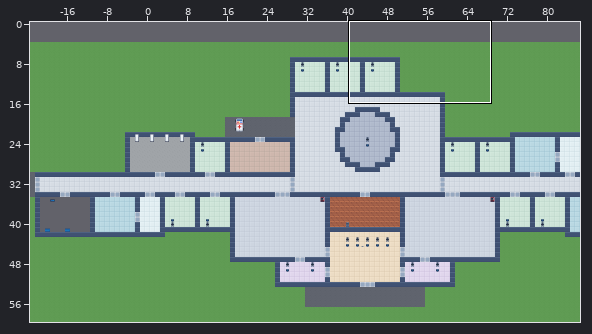
Two versions of a level (Tiled map (JSON), hospital2d/maps/floor0.tmj). The picture above shows the old version from afar; the outline marks the close-up.
Close-up. Before the edit:
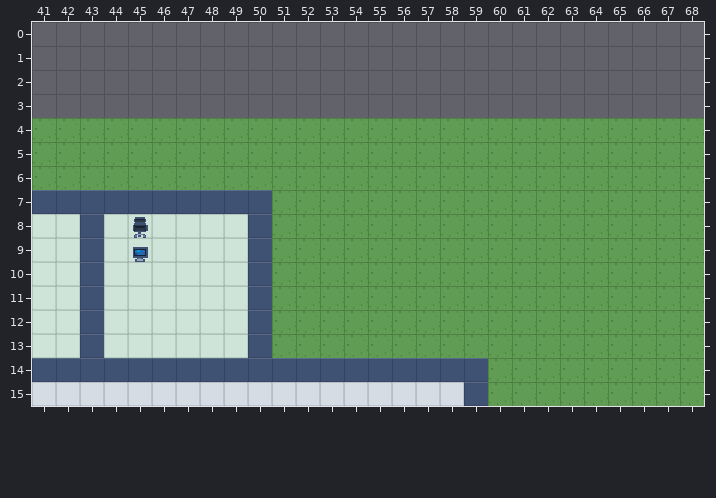
Cells are 16x16 px. Shown: x 41..68, y 0..15. The commit also changed other parts of the map, which this record leaves out. Tiles whose own drawing changed are shown in their newer look in all pictures. The old version is drawn lined up with the new one.
New version:
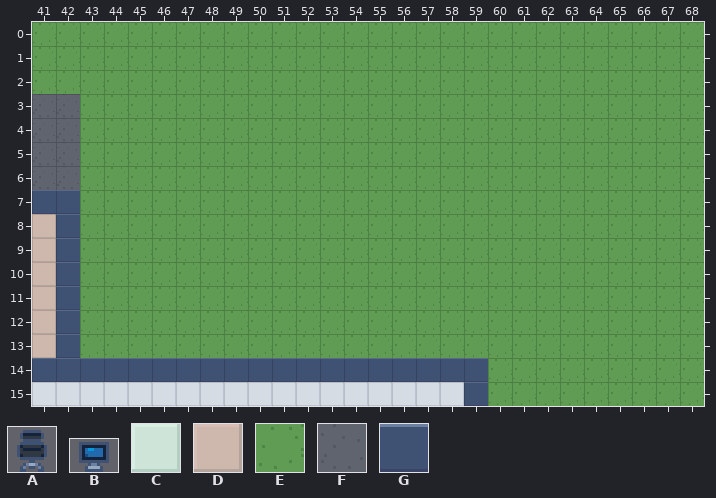
Key: from "hospital": A 24 "office_chair", B 26 "pc", C 46 "floor_doctor", D 47 "floor_emergency", E 48 "floor_grass", F 52 "floor_street", G 56 "wall".
_ is an empty cell.
Objects are placed by their top-left corner, in cells (3,4 is the top-left corner of cell 3,4); size is 1x1 cell unless given.
From old to new:
map size 144x56 -> 88x60 cells (old content now starts at -29,4; both pictures use the new coordinates)
Layer "ground":
Tile C becomes tile D in rows 8 to 13 at x 41.
Tile C becomes tile E in rows 8 to 13 at x 44 to 49.
Tile G becomes tile E in row 7 at x 43 to 50; in rows 8 to 13 at x 43 and 50.
The author put tile E in rows 0 to 2 at x 41 to 68; in row 3 at x 43 to 68.
Tile E becomes tile F in rows 4 to 6 at x 41 to 42.
Tile C becomes tile G in rows 8 to 13 at x 42.
Layer "furniture":
Object A "office_chair" at 45,8.1 size 1x0.9 is removed.
Object B "pc" at 45,9.3 size 1x0.7 is removed.
Changed places in both close-ups, as pixel boxes (x1, y1, x2, y2):
changed: (32, 22, 704, 358)
